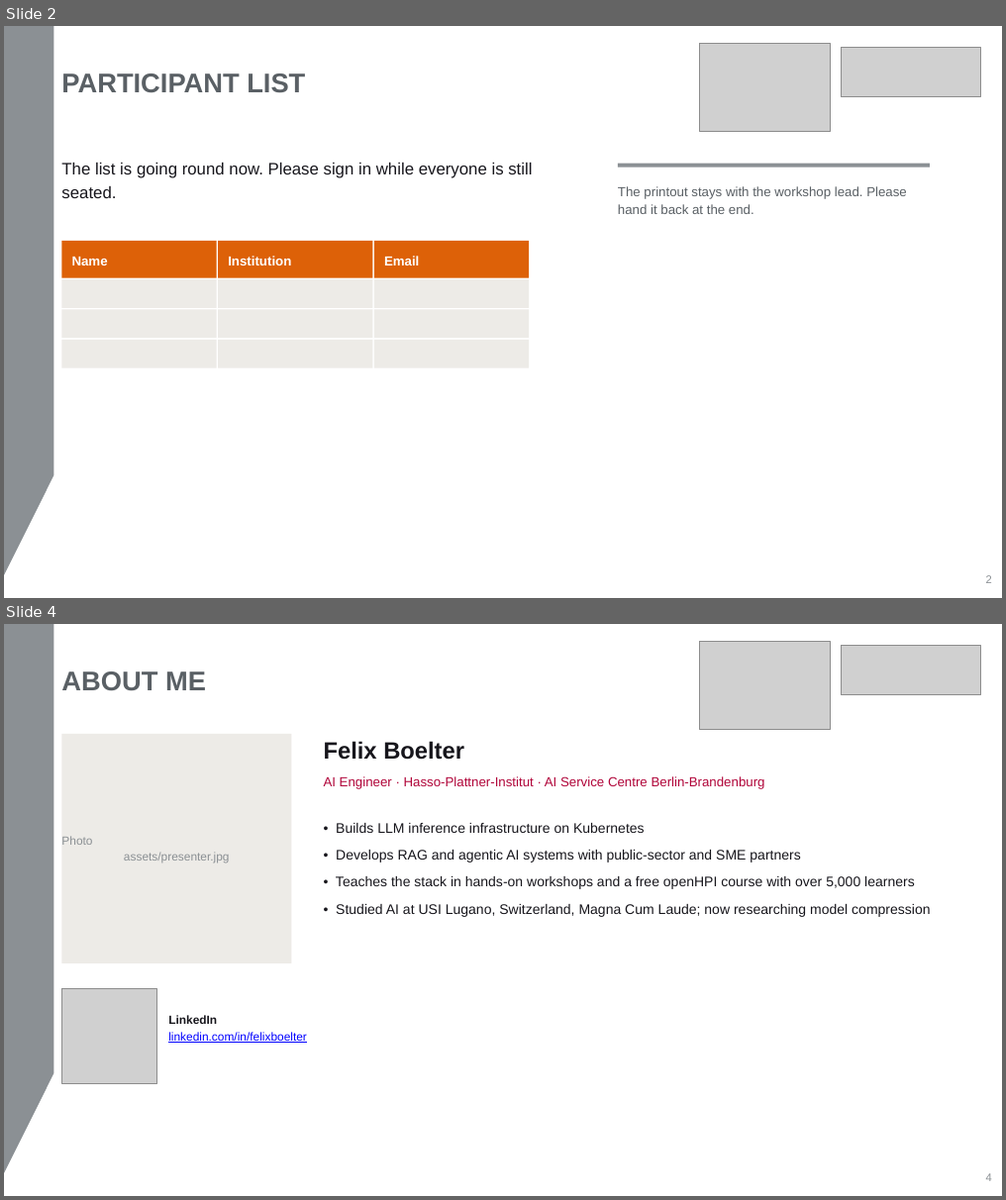
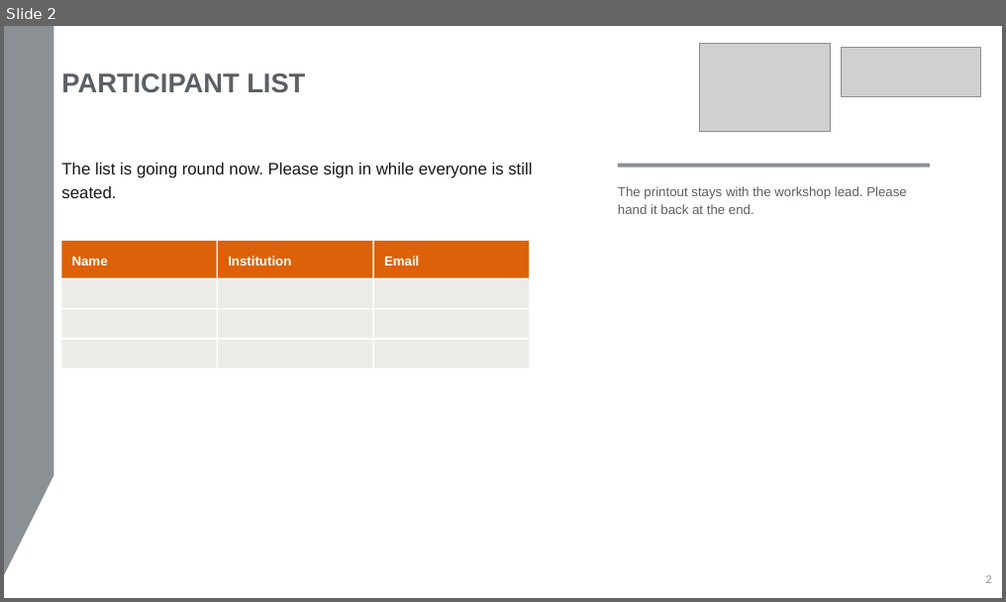
Before and after one commit to aihpi/workshop-rag-basics, a slide deck: workshop/slides/rag-workshop.pptx. Shown one above the other, each under a label of ours: slides 2 and 4 before the commit, slide 2 after it; the slides between them are not shown. The pictures are 1006x1200 and 1006x602 pixels, drawn with LibreOffice and Linux fonts; fonts in the diff are those of the drawing; grey boxes stand for pictures. Boxes give left, top, right and bottom in pixels: in the first picture for what was removed or moved away, otherwise in the second. Text is boxed around its words. In the diff, an @@ line names an element or a change of style, - is before the commit and + after.

```diff
--- a/workshop/slides/rag-workshop.pptx
+++ b/workshop/slides/rag-workshop.pptx
@@ slide 4 removed at (x1=4, y1=624, x2=1002, y2=1196), background #FFFFFF @@
@@ freeform shape removed at (x1=4, y1=624, x2=54, y2=1172) @@
@@ picture removed at (x1=700, y1=642, x2=831, y2=729) @@
@@ picture removed at (x1=841, y1=646, x2=980, y2=695) @@
@@ text removed at (x1=61, y1=672, x2=206, y2=691) @@
-ABOUT ME
@@ rectangle removed at (x1=61, y1=734, x2=291, y2=964) @@
@@ text removed at (x1=324, y1=741, x2=464, y2=760) @@
-Felix Boelter
@@ text removed at (x1=324, y1=776, x2=765, y2=789) @@
-AI Engineer · Hasso-Plattner-Institut · AI Service Centre Berlin-Brandenburg
@@ text removed at (x1=336, y1=823, x2=930, y2=917) @@
-• Builds LLM inference infrastructure on Kubernetes
-• Develops RAG and agentic AI systems with public-sector and SME partners
-• Teaches the stack in hands-on workshops and a free openHPI course with over 5,000 learners
-• Studied AI at USI Lugano, Switzerland, Magna Cum Laude; now researching model compression
@@ text removed at (x1=61, y1=836, x2=230, y2=864) @@
-Photo
-assets/presenter.jpg
@@ picture removed at (x1=61, y1=988, x2=156, y2=1083) @@
@@ text removed at (x1=168, y1=1015, x2=307, y2=1043) @@
-LinkedIn
-linkedin.com/in/felixboelter
@@ text removed at (x1=986, y1=1173, x2=992, y2=1181) @@
-4
```
Also in this commit, not shown: 26 slides changed, 5 other files.
